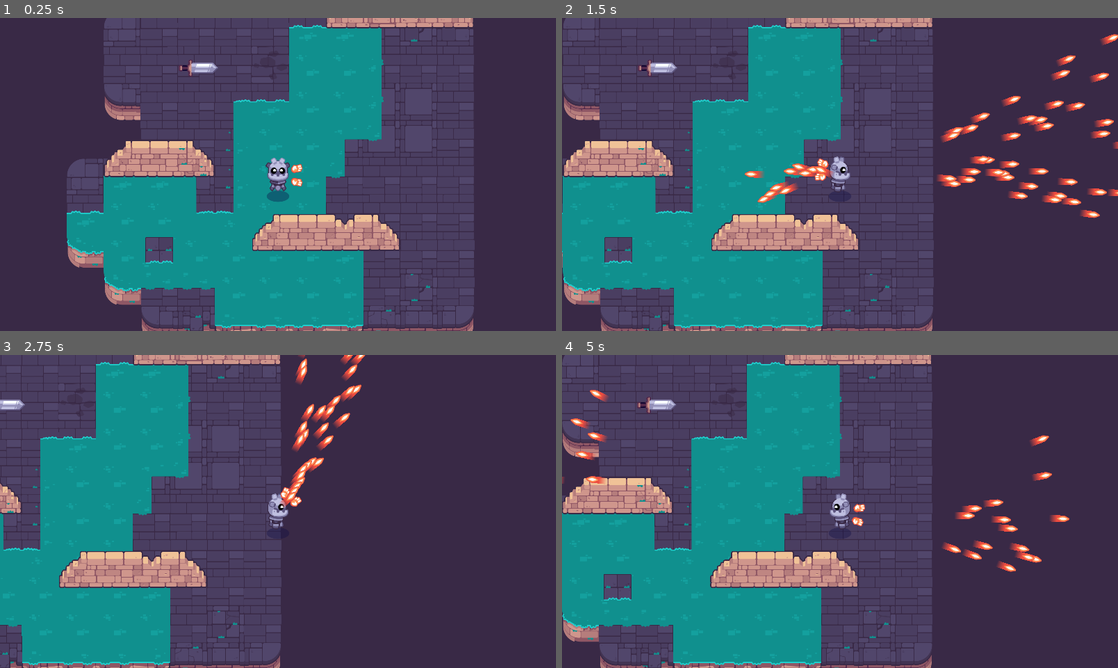
Above: before the commit, frames 1-4 (two rows, left to right).
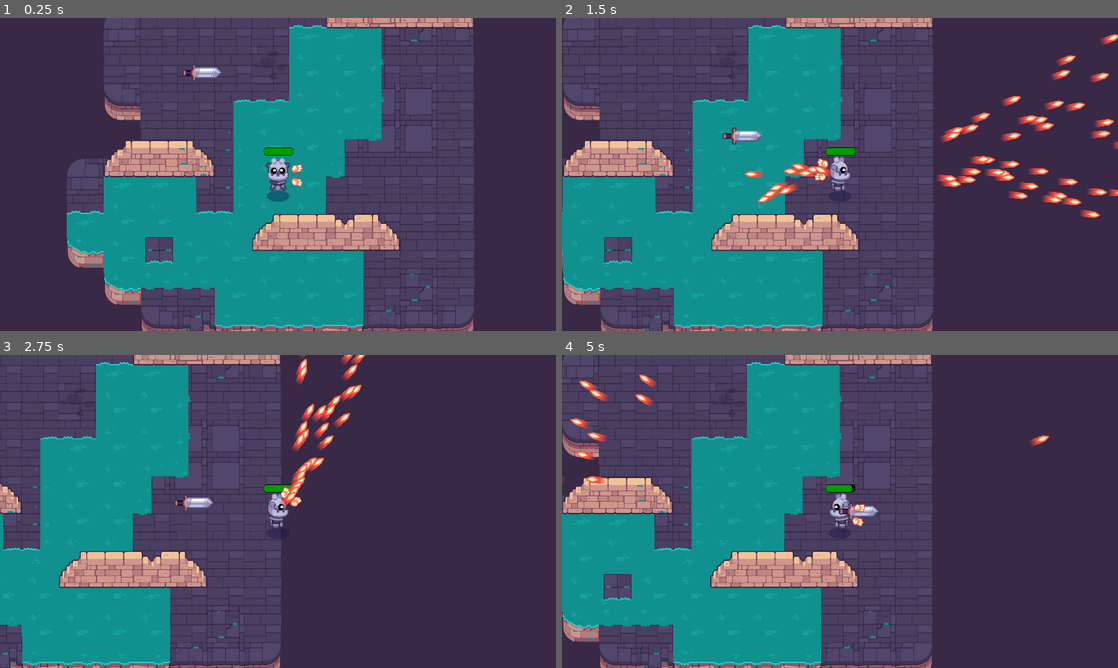
Above: after the commit, the same moments.

Repository: raweggyolk/Path-of-Sorcerers
Game: Godot game, scene res://game.tscn
The game is run twice, just before and just after one commit, with the same random seed, the same clock (stepped at 60 frames per second) and the same inputs.
Inputs (mouse positions are in pixels of both pictures, inside the frame that each line leads up to):
- Up to frame 1 (0.25 s): no input
- Up to frame 2 (1.5 s): tap Enter at 0.5 s; move the mouse to (962, 158) at 0.52 s; press the mouse at (962, 158) at 0.53 s; hold D (move_right) 0.53-1.25 s; tap Space at 0.77 s; release the mouse at (962, 158) at 1.25 s; drag from (728, 190) to (667, 68) at 1.27 s
- Up to frame 3 (2.75 s): move the mouse to (333, 442) at 2.02 s; press the mouse at (333, 442) at 2.03 s; hold D (move_right) from 2.03 s (still down)
- Up to frame 4 (5 s): release D (move_right) at 2.75 s; release the mouse at (895, 442) at 2.75 s; drag from (812, 574) to (917, 364) at 2.77 s; move the mouse to (1006, 558) at 3.52 s; press the mouse at (1006, 558) at 3.53 s; hold A (move_left) 3.53-4.25 s; tap Space at 3.77 s; release the mouse at (1006, 558) at 4.25 s; drag from (673, 464) to (1095, 545) at 4.27 s

The runs differ from the first frame. In frame 1, 0.4% of the frame differs, in the area x 32-53%, y 13-44%; in frame 2, 0.5%; in frame 3, 0.4%; in frame 4, 1.6%, in the area x 3-92%, y 6-93%.

Commit message:
player health

Diff:
--- a/M10.twin_stick_workbook/mob.gd
+++ b/M10.twin_stick_workbook/mob.gd
@@ -3,11 +3,12 @@
 @export var max_speed := 300.0
 @export var acceleration := 700.0
 @export var health := 100: set = set_health
-
+var damage := 10
 
 var _player: Player = null
 
 @onready var _detection_area: Area2D = $DetectionArea
+@onready var _hit_box: Area2D = $HitBox
 
 
 func _ready() -> void:
@@ -20,6 +21,11 @@
 
 		if body is Player:
 			_player = null
+	)
+	_hit_box.body_entered.connect(func (body: Node) -> void:
+		if body is Player:
+			body.health -= damage
+
 	)
 
 func set_health(new_health: int) -> void:
--- a/M10.twin_stick_workbook/mob.tscn
+++ b/M10.twin_stick_workbook/mob.tscn
@@ -1,13 +1,17 @@
-[gd_scene load_steps=5 format=3 uid="uid://bspwo5vam5de"]
+[gd_scene load_steps=6 format=3 uid="uid://bspwo5vam5de"]
 
 [ext_resource type="Texture2D" uid="uid://nohjoiah3jgr" path="res://mobs/sword_inactive.png" id="1_7iak3"]
 [ext_resource type="Script" path="res://mob.gd" id="1_urjbd"]
 
 [sub_resource type="CircleShape2D" id="CircleShape2D_khii5"]
-radius = 404.278
+radius = 650.054
 
-[sub_resource type="CapsuleShape2D" id="CapsuleShape2D_64m8j"]
-radius = 23.0
+[sub_resource type="CapsuleShape2D" id="CapsuleShape2D_gmajw"]
+radius = 22.0
+height = 132.0
+
+[sub_resource type="CapsuleShape2D" id="CapsuleShape2D_mriun"]
+radius = 22.0
 height = 122.0
 
 [node name="Mob" type="CharacterBody2D"]
@@ -23,6 +27,12 @@
 [node name="Sprite2D" type="Sprite2D" parent="."]
 texture = ExtResource("1_7iak3")
 
+[node name="HitBox" type="Area2D" parent="."]
+
+[node name="CollisionShape2D" type="CollisionShape2D" parent="HitBox"]
+rotation = 1.5708
+shape = SubResource("CapsuleShape2D_gmajw")
+
 [node name="CollisionShape2D" type="CollisionShape2D" parent="."]
-rotation = -1.5708
-shape = SubResource("CapsuleShape2D_64m8j")
+rotation = 1.5708
+shape = SubResource("CapsuleShape2D_mriun")
--- a/M10.twin_stick_workbook/player.gd
+++ b/M10.twin_stick_workbook/player.gd
@@ -2,6 +2,18 @@
 
 @export var speed := 500.0
 @export var drag_factor := 10.0
+@export var max_health := 100
+var health := max_health: set = set_health
+@onready var _health_bar: ProgressBar = $HealthBar
+@onready var _collision_shape_2d: CollisionShape2D = $CollisionShape2D
+
+
+
+func _ready() -> void:
+	_health_bar.max_value = max_health
+	_health_bar.value = health
+
+
 
 func _physics_process(delta: float) -> void:
 	var move_direction := Input.get_vector("move_left", "move_right", "move_up", "move_down")
@@ -10,3 +22,14 @@
 
 	velocity += steering * drag_factor * delta
 	move_and_slide()
+
+func set_health(new_health: int) -> void:
+	var previous_health := health
+	health = clampi(new_health, 0, max_health)
+	_health_bar.value = health
+	if health == 0:
+		die()
+
+
+func die() -> void:
+	queue_free()
--- a/M10.twin_stick_workbook/player.tscn
+++ b/M10.twin_stick_workbook/player.tscn
@@ -10,6 +10,30 @@
 
 [sub_resource type="CircleShape2D" id="CircleShape2D_oblp0"]
 radius = 21.0238
+
+[sub_resource type="StyleBoxFlat" id="StyleBoxFlat_4vt4b"]
+bg_color = Color(0, 0, 0, 1)
+border_width_left = 1
+border_width_top = 1
+border_width_right = 1
+border_width_bottom = 1
+border_color = Color(0, 0, 0, 1)
+corner_radius_top_left = 10
+corner_radius_top_right = 10
+corner_radius_bottom_right = 10
+corner_radius_bottom_left = 10
+
+[sub_resource type="StyleBoxFlat" id="StyleBoxFlat_35scr"]
+bg_color = Color(0, 0.607843, 0, 1)
+border_width_left = 1
+border_width_top = 1
+border_width_right = 1
+border_width_bottom = 1
+border_color = Color(0, 0, 0, 1)
+corner_radius_top_left = 10
+corner_radius_top_right = 10
+corner_radius_bottom_right = 10
+corner_radius_bottom_left = 10
 
 [node name="Player" type="CharacterBody2D"]
 position = Vector2(0, -38)
@@ -51,3 +75,14 @@
 scale = Vector2(0.77, 0.77)
 texture = ExtResource("6_eel5l")
 flip_v = true
+
+[node name="HealthBar" type="ProgressBar" parent="."]
+offset_left = -49.0
+offset_top = -93.0
+offset_right = 53.0
+offset_bottom = -66.0
+theme_override_constants/outline_size = 5
+theme_override_styles/background = SubResource("StyleBoxFlat_4vt4b")
+theme_override_styles/fill = SubResource("StyleBoxFlat_35scr")
+value = 100.0
+show_percentage = false
Not shown: 1 places in M10.twin_stick_workbook/player.tscn that only renumber resources
